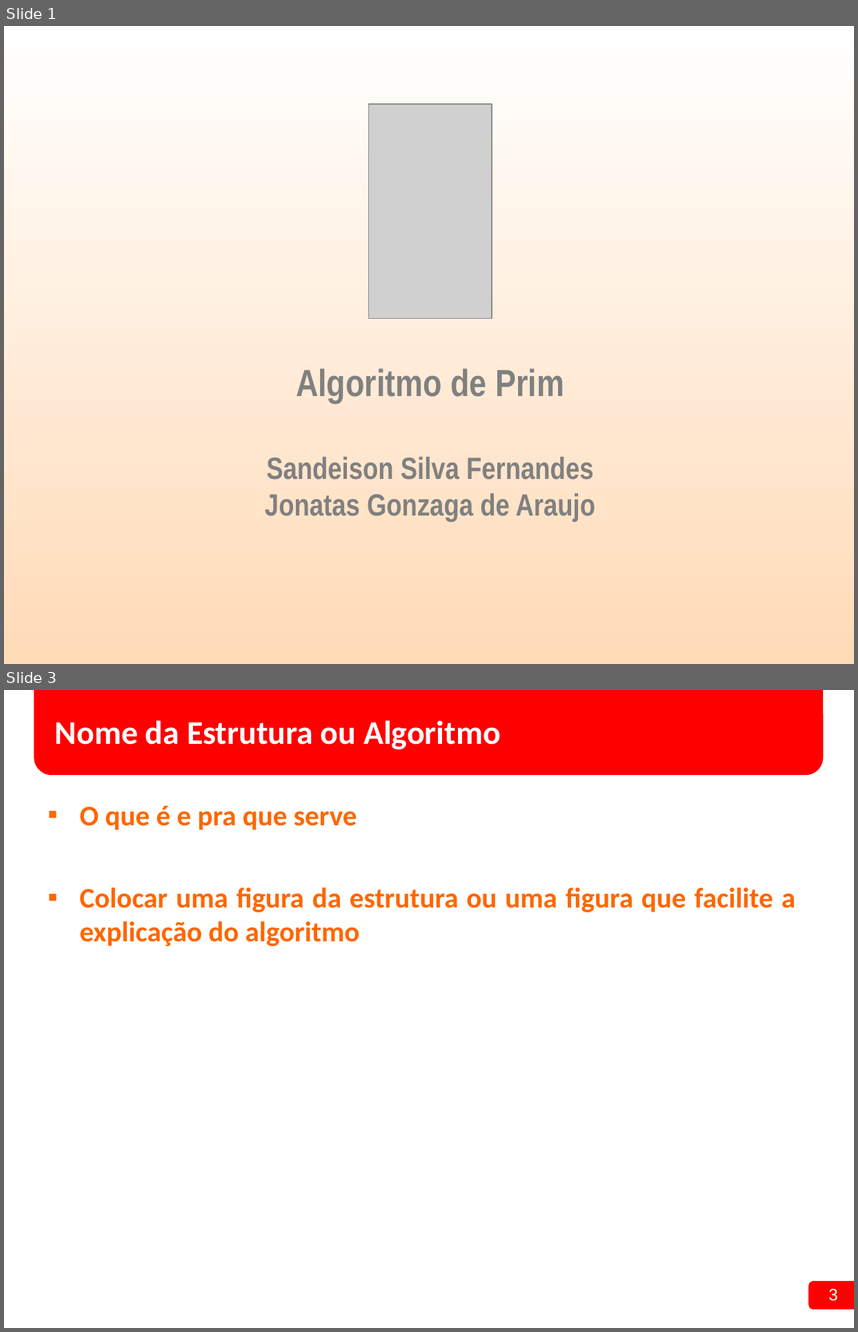
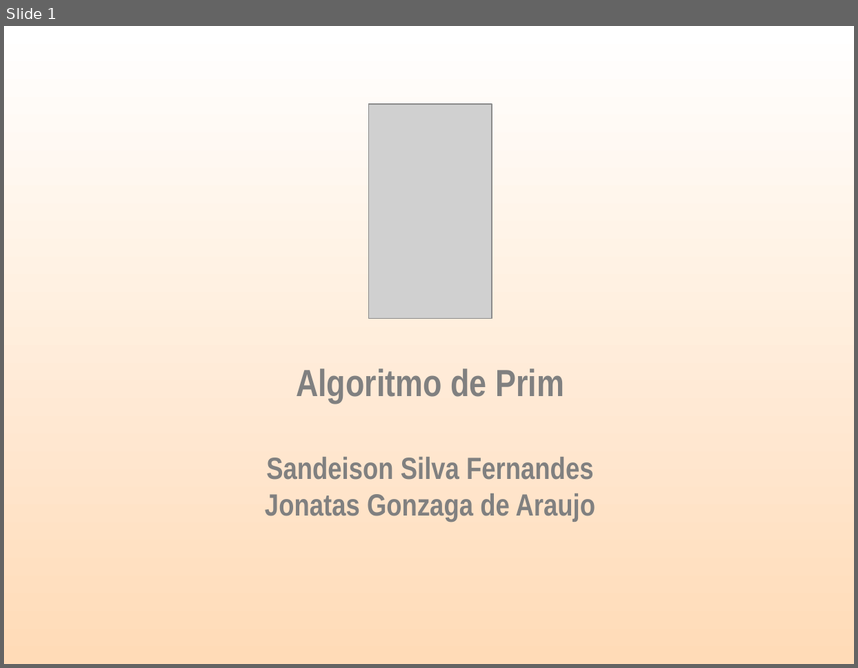
Before and after one commit to SANDEISON/Projeto_Estrutura_de_Dados_2016.1, a slide deck: 01 - Seminario/Seminário Algoritmo de Prim.ppt. Shown one above the other, each under a label of ours: slides 1 and 3 before the commit, slide 1 after it; the slides between them are not shown. The pictures are 858x1332 and 858x668 pixels, drawn with LibreOffice and Linux fonts; fonts in the diff are those of the drawing; grey boxes stand for pictures; background and template pictures are left out. Boxes give left, top, right and bottom in pixels: in the first picture for what was removed or moved away, otherwise in the second. Text is boxed around its words. In the diff, an @@ line names an element or a change of style, - is before the commit and + after.

```diff
--- a/01 - Seminario/Seminário Algoritmo de Prim.ppt
+++ b/01 - Seminario/Seminário Algoritmo de Prim.ppt
@@ slide 3 removed at <box>4,690,854,1328</box>, background #FFFFFF @@
@@ rounded rectangle removed at <box>34,690,822,775</box> @@
@@ title removed at <box>55,720,501,749</box> @@
-Nome da Estrutura ou Algoritmo
@@ text removed at <box>80,805,795,946</box> @@
-▪ O que é e pra que serve
-▪ Colocar uma figura da estrutura ou uma figura que facilite a explicação do algoritmo
@@ rounded rectangle removed at <box>809,1281,854,1309</box> @@
@@ page number removed at <box>829,1288,838,1301</box> @@
-3
```
Also in this commit, not shown: 13 slides added, 6 other slides removed, 39 other files.
